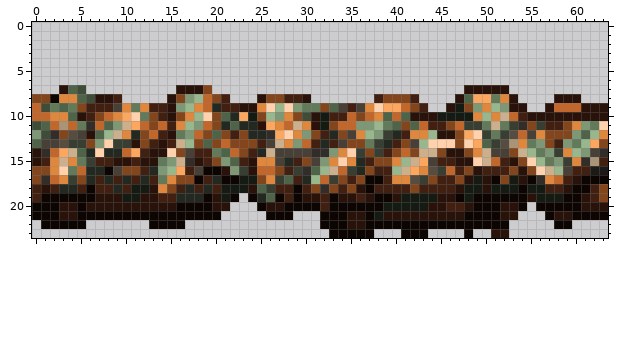
File history of a pixel-art sprite, content/Blocks/Ores/terrain.copper.ore.png. Above is the file before it was changed.
The file is 64x24 pixels.
After the commit:
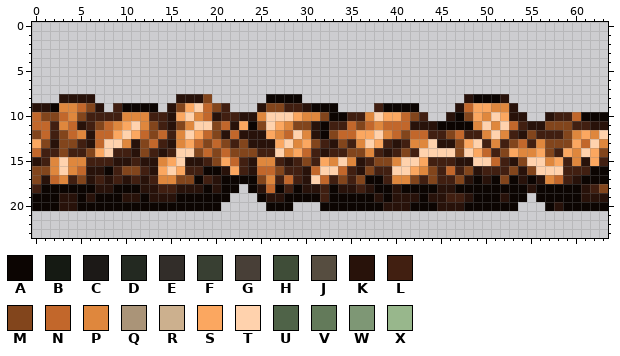
Palette (. is transparent): A #0c0502  B #151a13  C #1c1917  D #232921  E #322d29  F #383f32  G #483f37  H #3f4d38  J #564d40  K #28120a  L #411f11  M #82451c  N #c2672b  P #df873d  Q #aa9478  R #ccb08e  S #fba760  T #ffd2ad  U #4f6348  V #637a5a  W #7e9775  X #98b78c
What changed:
Changed rows in their new state; - is an unchanged pixel.
first column x 0:
 7 ---...----------....----------------------------.....-----------
 8 ...KKKK...-----.KKKM..---.AAAA.-------.....----.KAAAK.----...---
 9 KKAPPNMK.LAAAA.-MST-M-...KMMLLKAAA....LAAAA.--.KNSSPP-.--.......
10 -MMNPM-LLLPPPL--STPNKLLKKPTTTSPPMAALLPTSSNML..KAMSPTSKK..-LLNAAA
11 NNLP-KLMNPSTP-LKMPTT-NKSAMTSPMM-ALL-MNPNNNKKKAAAAPTPTNLKKMM-LLKK
12 MNL-NP-NNSTSNMNLPTSNMKNKKKSPNTPKAMNNSSTPNMNNLLMNLLPTPLKMLLL-PSPT
13 SMKMMLKN-TP--NLKPSNMNML-KKKSTPSMLKMLPTSLKLPP-KK-STLPLMNLP-MMSNTP
14 NLLMLLMSTLLKML-LTTMNMNM-MLLTPSNLKLLMMPLKLMLTTTTMTSNLMSPPSMLSPTSM
15 ---T-PL-------PSTK---SN----LK--LS---K----TT-L-----T-----TPSL-KS-
16 ----P-KK-L---KST--L---SL-----LKNTT-LK---TT--ML-----------TTL--AA
17 -K--L-K-K-K-K-P-----K--AA--LN-KT-L--------ML-----A---A--K-------
18 -AAAAA-KKAAAK-LLKKKAKAA.AKNA--KKLAKKLKAAKAAAAKKAAAAAAA-KAAAA-K--
19 A--KK-KAAAKKA-KKAAA-AA.-.AKKA-AA--AAAAK--KKAK-LLK---K--.AAA---KK
20 ------AAAAAAAAAA----A.---.AA-...A------KKKAAA-KKA---AA.-.-K--AAA
21 .....................-----...---......................---.......
22 -.....-------....---------------.....................-----..----
23 ---------------------------------.....---...----.--..-----------
Where, in picture pixels (left, top, right, bottom), the same in both pictures:
changed: (32, 85, 608, 238)
